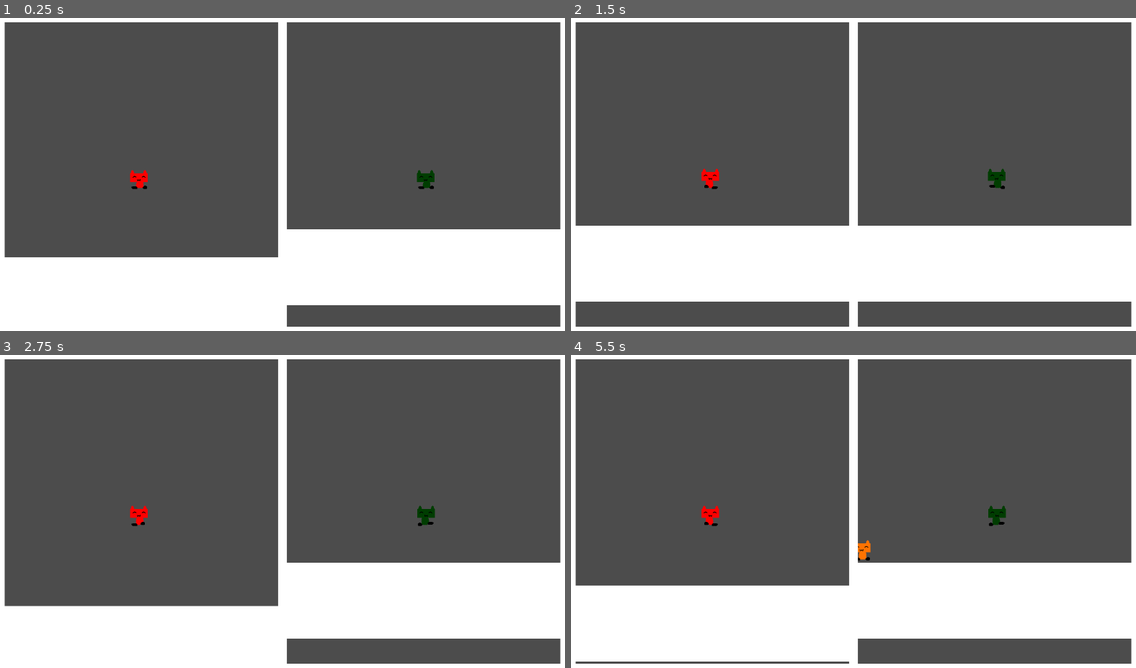
Above: before the commit, frames 1-4 (two rows, left to right).
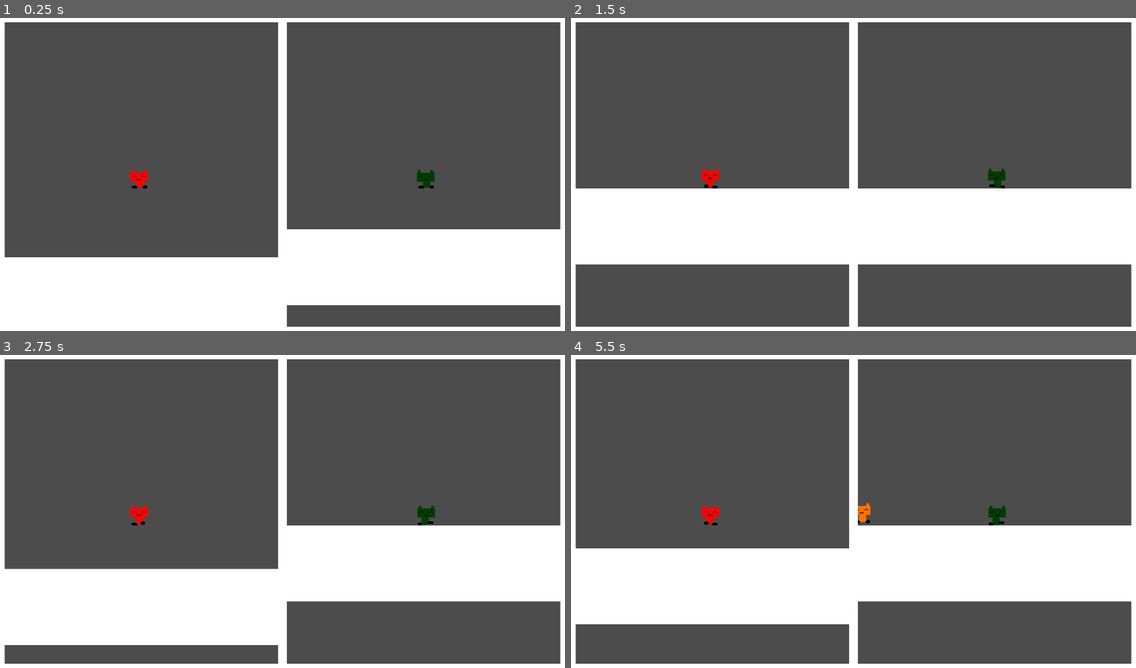
Above: after the commit, the same moments.

Repository: MBatt1/Chillenium-Jam
Game: Godot game, scene res://main/Main.tscn
Two runs of this game, one before a commit and one after it. Both use one fixed random seed, a clock stepped at 60 frames per second and the inputs below.
Inputs:
- Up to frame 1 (0.25 s): no input
- Up to frame 2 (1.5 s): hold D (p1_right) from 0.53 s (still down); tap Down (p2_down) at 0.6 s; tap W (p1_up) at 0.77 s; tap Left (p2_left) at 1.35 s
- Up to frame 3 (2.75 s): tap W (p1_up) at 1.52 s; release D (p1_right) at 2.03 s; hold A (p1_left) from 2.03 s (still down); tap Right (p2_right) at 2.1 s
- Up to frame 4 (5.5 s): release A (p1_left) at 2.78 s; hold D (p1_right) 2.78-4.28 s; tap Up (p2_up) at 2.85 s; tap W (p1_up) at 3.02, 3.77, 4.52 s; tap Down (p2_down) at 3.6 s; hold A (p1_left) 4.28-5.03 s; tap Left (p2_left) at 4.35 s; hold D (p1_right) from 5.03 s (still down); tap Right (p2_right) at 5.1 s

The runs differ from the first frame. In frame 1, less than 0.1% of the frame differs, in the area x 22-77%, y 48-55%; in frame 2, 23%; in frame 3, 20%; in frame 4, 23%, in the area x 0-100%, y 47-98%.

Commit message:
fgyu2bhio3ougb

Diff:
--- a/objects/Player.tscn
+++ b/objects/Player.tscn
@@ -9,7 +9,7 @@
 [ext_resource path="res://sprites/jumping/jump2.png" type="Texture" id=7]
 
 [sub_resource type="CircleShape2D" id=11]
-radius = 116.349
+radius = 33.0
 
 [sub_resource type="SpriteFrames" id=2]
 animations = [ {
@@ -33,9 +33,9 @@
 script = ExtResource( 2 )
 
 [node name="CollisionShape2D" type="CollisionShape2D" parent="."]
+position = Vector2( -1, 0 )
 shape = SubResource( 11 )
 
 [node name="AnimatedSprite" type="AnimatedSprite" parent="."]
-position = Vector2( 0, 1 )
 frames = SubResource( 2 )
 animation = "jump"
